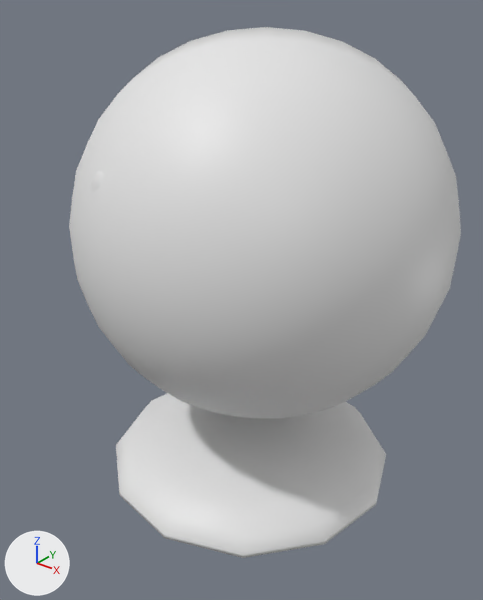
The FBX model Assets/Art/fbx/HABITACIÓ/cadirarodona.fbx as it was, and as the next commit left it.
The view is the same before and after, from a 50 mm camera at (10.952, -5.622, 1.486) aimed at (9.832, -4.221, 0.618). The axes (+X, +Y, +Z) are drawn at lower left. The lights are the same throughout. The first picture is the older version.
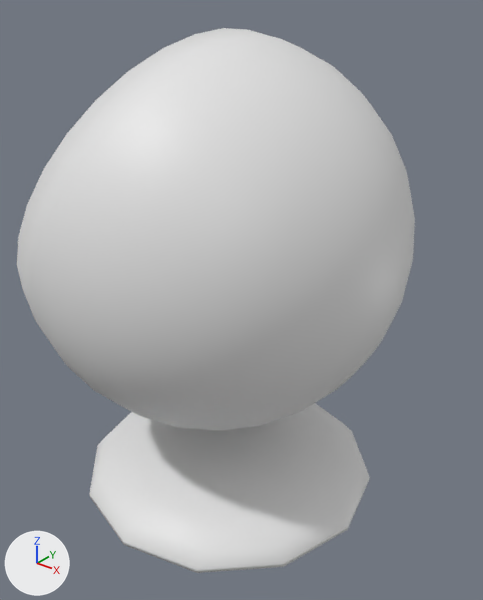
Boxes (x1, y1, x2, y2) around the edits, measured in the pictures (483 x 600 px; the box of a moved part takes in the faces that stretch with it):
'Cone', reshaped, turned: before (69, 27, 461, 558); after (17, 28, 415, 573)
part 1 of me_cone, moved or reshaped: before (116, 393, 386, 558); after (89, 403, 370, 573)
part 2 of me_cone, moved or reshaped (not visible afterwards): before (90, 171, 105, 193)

What changed in the scene script:
```text
Change me_cone:
    used by ob_cone; location = (9.908, -4.239, 0.665)
    remove me_cone.from_pydata(...)  # 972 vertices, 979 faces; spans x -0.644..0.47, y -0.422..0.653, z -0.659..0.701
    add me_cone.from_pydata(...)  # 972 vertices, 977 faces; spans x -0.644..0.47, y -0.422..0.653, z -0.659..0.701
    me_cone part 1
    2 faces are deleted
    47 vertices in x -0.552..0.373, y -0.383..0.542, z -0.659..-0.481 move by (0.017, 0.0, 0.0)
    6 vertices in x -0.145..-0.036, y 0.058..0.158, z -0.493 move by (0.0, 0.0, -0.014)
    2 vertices move from x 0.288, y 0.351, z -0.659..-0.645 to x 0.304, y 0.351, z -0.659..-0.645
    me_cone part 2
    6 vertices in x -0.358..-0.332, y -0.221..-0.199, z -0.009..0.382 move by (0.026, 0.025, 0.0)
    6 vertices in x 0.363..0.37, y 0.057..0.105, z 0.015..0.357 move by (0.032, 0.009, 0.0)
    6 vertices in x -0.132..-0.108, y -0.346..-0.312, z -0.028..0.4 move by (0.023, 0.02, 0.0)
    4 vertices in x -0.239..-0.21, y -0.348..-0.345, z -0.015..0.388 move by (0.023, 0.022, 0.0)
    4 vertices in x -0.247..-0.236, y -0.358..-0.353, z -0.009..0.382 move by (0.022, 0.023, 0.0)
    4 vertices in x 0.349..0.362, y 0.053..0.075, z -0.015..0.388 move by (0.031, 0.009, 0.0)
    86 vertices move from x -0.358..0.355, y -0.36..0.235, z -0.028..0.4 to x -0.332..0.387, y -0.338..0.246, z -0.028..0.4
Change ob_cone:
    ob_cone.rotation_euler: (0.0, 0.0, 0.0) -> (0.0, 0.0, 0.925)  # degrees (0, 0, 0) -> degrees (0, 0, 53)
```
